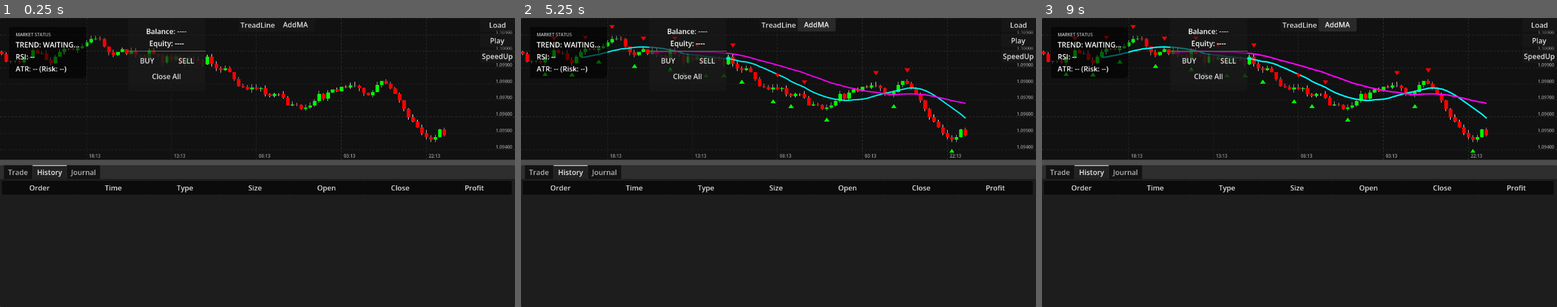
Above: before the commit, frames 1-3 (left to right).
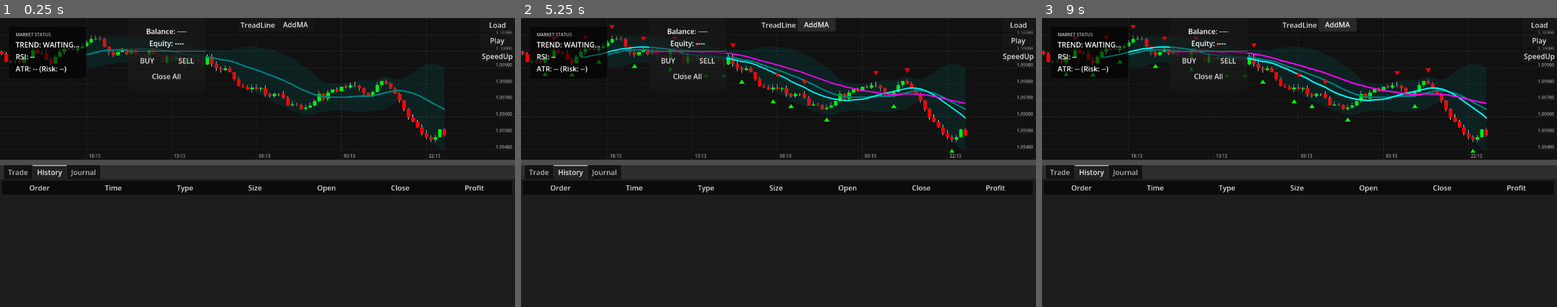
Above: after the commit, the same moments.

Repository: Bupalaoye/SuperTrader
Game: Godot game, scene res://Scenes/MainScene.tscn
The game is run twice, just before and just after one commit, with the same random seed, the same clock (stepped at 60 frames per second) and the same inputs.
Inputs:
- Up to frame 1 (0.25 s): no input
- Up to frame 2 (5.25 s): click "Play" at 0.5 s; click "Play" at 1.25 s; click "SpeedUp" at 2 s; click "BUY" at 2.75 s; click "SELL" at 3.5 s; click "TreadLine" at 4.25 s; click "AddMA" at 5 s
- Up to frame 3 (9 s): click "SpeedUp" at 5.75 s; click "BUY" at 6.5 s; click "SELL" at 7.25 s; click "TreadLine" at 8 s; click "AddMA" at 8.75 s

The runs differ from the first frame. In frame 1, 0.7% of the frame differs, in the area x 16-87%, y 7-43%; in frame 2, 0.6%; in frame 3, 0.6%.

Commit message:
add billage band

Diff:
--- a/Scripts/GameController.gd
+++ b/Scripts/GameController.gd
@@ -197,7 +197,13 @@
 	hud_display.set_anchors_preset(Control.PRESET_TOP_LEFT)
 	hud_display.position = Vector2(20, 20) # 留点边距
 
-	print("系统就绪! 请加载 CSV 数据。")
+	# --- 初始化 实时布林带 ---
+	# 参数：开启=True, 周期=20, 倍数=2.0, 颜色=青色
+	if chart:
+		chart.set_bollinger_visible(true, 20, 2.0, Color.TEAL)
+		print("系统就绪! 布林带已挂载。")
+	else:
+		print("系统就绪! 请加载 CSV 数据。")
 
 
 
--- a/Scripts/IndicatorCalculator.gd
+++ b/Scripts/IndicatorCalculator.gd
@@ -31,7 +31,6 @@
 	return result
 
 # 指数移动平均 (EMA) - 递归算法
-# 对应文档算法 1
 static func calculate_ema(data: Array, period: int) -> Array:
 	var result = []
 	result.resize(data.size())
@@ -40,12 +39,8 @@
 	if data.size() < period:
 		return result
 
-	# 步骤 1: 计算平滑系数 Alpha = 2 / (N + 1)
 	var k = 2.0 / (period + 1.0)
 
-	# 步骤 2: 初始化
-	# 第一根 EMA 通常用 SMA 作为起点，或者直接用 Price。
-	# 为了稳定，我们在 period-1 处计算一个 SMA 作为种子。
 	var sum_val = 0.0
 	for i in range(period):
 		sum_val += data[i]
@@ -53,13 +48,9 @@
 
 	result[period - 1] = initial_sma
 
-	# 步骤 3: 递归计算
-	# EMA_t = (Close_t * k) + (EMA_prev * (1 - k))
 	for i in range(period, data.size()):
 		var close_t = data[i]
 		var ema_prev = result[i - 1]
-
-		# 极速公式
 		var ema_t = (close_t * k) + (ema_prev * (1.0 - k))
 		result[i] = ema_t
 
@@ -68,9 +59,7 @@
 # ==========================================
 # 2. MACD (动能指标)
 # ==========================================
-# 对应文档算法 2
 static func calculate_macd(data: Array, fast_p: int = 12, slow_p: int = 26, signal_p: int = 9) -> Dictionary:
-	# 1. 计算快慢线
 	var ema_fast = calculate_ema(data, fast_p)
 	var ema_slow = calculate_ema(data, slow_p)
 
@@ -78,8 +67,8 @@
 	dif.resize(data.size())
 	dif.fill(NAN)
 
-	var valid_dif_data = [] # 用于计算 Signal 线的纯净数据
-	var diff_start_index = slow_p - 1 # 慢线出来后才有 DIFF
+	var valid_dif_data = []
+	var diff_start_index = slow_p - 1
 
 	for i in range(data.size()):
 		if i >= diff_start_index:
@@ -87,25 +76,19 @@
 			dif[i] = val
 			valid_dif_data.append(val)
 
-	# 2. 计算 DEA (Signal Line) - 即对 DIF 进行 EMA
 	if valid_dif_data.size() < signal_p:
-		# 数据不足
-		return {"dif": dif, "dea": dif, "hist": dif} # 返回全NAN数组
+		return {"dif": dif, "dea": dif, "hist": dif}
 
 	var dea_raw = calculate_ema(valid_dif_data, signal_p)
 
-	# 将 DEA 对齐回原始数组长度
 	var dea = []
 	dea.resize(data.size())
 	dea.fill(NAN)
 
-	# 3. 计算柱状图 (Histogram = (DIF - DEA) * 2)
 	var hist = []
 	hist.resize(data.size())
 	hist.fill(NAN)
 
-	# 对齐逻辑：DEA 的第0个数据 对应的是 valid_dif_data 的第0个
-	# 而 valid_dif_data 的第0个 对应的是 data 的 diff_start_index
 	for i in range(dea_raw.size()):
 		var real_index = diff_start_index + i
 		var d = dea_raw[i]
@@ -123,7 +106,6 @@
 # ==========================================
 # 3. RSI (相对强弱指标)
 # ==========================================
-# 对应文档算法 3 - 使用 Wilder's Smoothing
 static func calculate_rsi(data: Array, period: int = 14) -> Array:
 	var result = []
 	result.resize(data.size())
@@ -135,7 +117,6 @@
 	var gain_sum = 0.0
 	var loss_sum = 0.0
 
-	# 1. 初始平均值 (使用简单平均 SMA 作为第一个 Wilder 平滑值)
 	for i in range(1, period + 1):
 		var change = data[i] - data[i-1]
 		if change > 0:
@@ -146,11 +127,8 @@
 	var avg_gain = gain_sum / period
 	var avg_loss = loss_sum / period
 
-	# 计算第一个点的 RSI
 	result[period] = 100.0 - (100.0 / (1.0 + (avg_gain / max(avg_loss, 0.0000001))))
 
-	# 2. Wilder's Smoothing 递归
-	# Formula: NewAvg = (PrevAvg * (N-1) + Current) / N
 	for i in range(period + 1, data.size()):
 		var change = data[i] - data[i-1]
 		var current_gain = change if change > 0 else 0.0
@@ -159,7 +137,6 @@
 		avg_gain = ((avg_gain * (period - 1)) + current_gain) / period
 		avg_loss = ((avg_loss * (period - 1)) + current_loss) / period
 
-		# 相除保护
 		if avg_loss == 0:
 			result[i] = 100.0
 		else:
@@ -169,24 +146,20 @@
 	return result
 
 # ==========================================
-# 4. 布林带 (Bollinger Bands)
-# ==========================================
-# 对应文档算法 4
+# 4. 布林带 (Bollinger Bands) - 全量计算
+# ==========================================
 static func calculate_bollinger_bands(data: Array, period: int = 20, multiplier: float = 2.0) -> Dictionary:
-	# 1. 计算中轨 (MB) = SMA
 	var mb = calculate_sma(data, period)
 
-	var ub = [] # 上轨
-	var lb = [] # 下轨
+	var ub = []
+	var lb = []
 	ub.resize(data.size()); ub.fill(NAN)
 	lb.resize(data.size()); lb.fill(NAN)
 
-	# 2. 计算标准差并生成轨道
 	for i in range(period - 1, data.size()):
 		var mean = mb[i]
 		if is_nan(mean): continue
 
-		# 计算过去 N 个价格与均值的方差和
 		var sum_sq_diff = 0.0
 		for j in range(period):
 			var diff = data[i - j] - mean
@@ -203,8 +176,6 @@
 # ==========================================
 # 5. ATR (真实波动幅度均值)
 # ==========================================
-# 对应文档算法 5
-# 注意：需要完整的 Open, High, Low, Close 结构数组，而非单一直数组
 static func calculate_atr(candles: Array, period: int = 14) -> Array:
 	var result = []
 	result.resize(candles.size())
@@ -213,11 +184,9 @@
 	if candles.size() <= period:
 		return result
 
-	# 1. 计算 True Range (TR) 序列
 	var tr_list = []
 	tr_list.resize(candles.size())
 
-	# 第一根 K 线的 TR 通常就是 H - L
 	tr_list[0] = candles[0].h - candles[0].l
 
 	for i in range(1, candles.size()):
@@ -231,11 +200,6 @@
 
 		tr_list[i] = max(val1, max(val2, val3))
 
-	# 2. 对 TR 进行移动平均 (通常 ATR 用 RMA/Wilder's，这里用 SMA 即可满足普通回测，如果要严谨按 RSI 方式写)
-	# 文档提到：MA(TR, N)，默认可以用 SMA
-	# 但专业的 ATR 实际上是 Wilder's Smoothing。这里我们复用类似 RSI 的平滑逻辑：
-
-	# 初始化：前 N 个 TR 的 SMA
 	var sum_tr = 0.0
 	for i in range(period):
 		sum_tr += tr_list[i]
@@ -243,7 +207,6 @@
 	var val_atr = sum_tr / period
 	result[period - 1] = val_atr
 
-	# 后续：ATR_t = (ATR_{t-1} * (N-1) + TR_t) / N
 	for i in range(period, candles.size()):
 		var current_tr = tr_list[i]
 		val_atr = ((val_atr * (period - 1)) + current_tr) / float(period)
@@ -252,11 +215,8 @@
 	return result
 
 # ==========================================
-# 6. 分型 (Fractals) - Swing High/Low
-# ==========================================
-# 对应文档算法 6
-# 返回字典：{"highs": Map<Time, Price>, "lows": Map<Time, Price>}
-# Map 的 Key 是 K 线索引 (int)，Value 是价格
+# 6. 分型 (Fractals)
+# ==========================================
 static func calculate_fractals(candles: Array) -> Dictionary:
 	var swing_highs = {} # key: index, value: price
 	var swing_lows = {}
@@ -264,20 +224,47 @@
 	if candles.size() < 5:
 		return {"highs": swing_highs, "lows": swing_lows}
 
-	# 必须从第 2 根遍历到倒数第 2 根 (0, 1, [2]... [N-3], N-2, N-1)
+	# 必须从第 2 根遍历到倒数第 2 根
 	for i in range(2, candles.size() - 2):
 		var curr = candles[i]
 
-		# 1. 顶分型判断 (Swing High)
-		# 中间 > 左1, 左2 且 中间 > 右1, 右2
+		# 顶分型
 		if curr.h > candles[i-1].h and curr.h > candles[i-2].h and \
 		   curr.h > candles[i+1].h and curr.h > candles[i+2].h:
 			swing_highs[i] = curr.h
 
-		# 2. 底分型判断 (Swing Low)
-		# 中间 < 左1, 左2 且 中间 < 右1, 右2
+		# 底分型
 		if curr.l < candles[i-1].l and curr.l < candles[i-2].l and \
 		   curr.l < candles[i+1].l and curr.l < candles[i+2].l:
 			swing_lows[i] = curr.l
 
 	return {"highs": swing_highs, "lows": swing_lows}
+
+# ==========================================
+# 7. 单点布林带增量计算 (极致优化 - 新增)
+# ==========================================
+# 注意：此函数必须独立于其他函数之外
+static func calculate_bollinger_at_index(closes: Array, index: int, period: int, k: float) -> Dictionary:
+	# 边界检查
+	if index < period - 1 or index >= closes.size():
+		return { "ub": NAN, "mb": NAN, "lb": NAN }
+
+	var sum_val = 0.0
+	# 只遍历最近 period 个收盘价
+	for i in range(period):
+		sum_val += closes[index - i]
+
+	var mb = sum_val / float(period)
+
+	var sum_sq_diff = 0.0
+	for i in range(period):
+		var diff = closes[index - i] - mb
+		sum_sq_diff += diff * diff
+
+	var std_dev = sqrt(sum_sq_diff / float(period))
+
+	return {
+		"mb": mb,
+		"ub": mb + (k * std_dev),
+		"lb": mb - (k * std_dev)
+	}
--- a/Scripts/IndicatorLayer.gd
+++ b/Scripts/IndicatorLayer.gd
@@ -24,6 +24,32 @@
 func add_band_indicator(data_dict: Dictionary, color: Color, width: float = 1.0):
 	_indicators.append({ "type": "Band", "data": data_dict, "color": color, "width": width })
 	queue_redraw()
+
+# [兼容] 新增：通过 key 更新或新增 Band 指标，避免重复堆叠
+func update_band_indicator(key: String, data_dict: Dictionary, color: Color, width: float = 1.0):
+	# 1. 如果存在相同 key，则更新数据
+	for i in range(_indicators.size()):
+		if _indicators[i].has("key") and _indicators[i]["key"] == key:
+			_indicators[i]["data"] = data_dict
+			_indicators[i]["color"] = color
+			_indicators[i]["width"] = width
+			queue_redraw()
+			return
+
+	# 2. 否则新增一条带 key 的 Band 指标
+	_indicators.append({
+		"key": key,
+		"type": "Band",
+		"data": data_dict,
+		"color": color,
+		"width": width
+	})
+	queue_redraw()
+
+# [兼容旧接口] 保留 add_band_indicator，但内部生成随机 key
+func add_band_indicator_compat(data_dict: Dictionary, color: Color, width: float = 1.0):
+	var random_key = "Band_" + str(randi())
+	update_band_indicator(random_key, data_dict, color, width)
 
 # [新增] 添加图标标记 (用于分型 Fractals)
 # data_map: 字典 { index(int): price(float), ... }
--- a/Scripts/KLineChart.gd
+++ b/Scripts/KLineChart.gd
@@ -24,6 +24,14 @@
 var _order_layer: OrderOverlay
 var _drawing_layer: DrawingLayer
 var _indicator_layer: IndicatorLayer
+# 布林带配置状态 (是否启用、周期、倍数、颜色)
+var _bb_settings = { "active": false, "period": 20, "k": 2.0, "color": Color.TEAL }
+# 持久化缓存，避免每帧创建大数组
+var _bb_cache: Dictionary = { "ub": [], "mb": [], "lb": [] }
+# 标记是否已经把引用传给了 IndicatorLayer
+var _bb_cache_linked: bool = false
+# 持久化 Close 值缓存（与 _all_candles 索引对应），用于零拷贝增量计算
+var _closes_cache: Array = []
 # [新增] 现价线层
 var _current_price_layer: CurrentPriceLayer
 # [新增] 网格层
@@ -369,6 +377,14 @@
 		var t_str = data[i].t
 		_time_to_index_cache[t_str] = i
 
+	# 同步 closes 缓存
+	_closes_cache.clear()
+	for c in _all_candles:
+		_closes_cache.append(c.c)
+
+	# 全量计算布林带（仅在加载历史时执行一次）
+	_recalculate_indicators_full()
+
 	queue_redraw()
 
 func append_candle(data: Dictionary):
@@ -379,6 +395,13 @@
 
 	if _end_index == _all_candles.size() - 2:
 		_end_index += 1
+
+	# 同步 closes 缓存（零拷贝追加）
+	_closes_cache.append(data.c)
+
+	# 新增：新 K 线生成后进行增量追加计算
+	_append_indicators_incremental()
+
 	queue_redraw()
 
 # [新增] 更新现价线 (支持倒计时)
@@ -394,6 +417,15 @@
 	# 1. 更新数据源
 	var last_idx = _all_candles.size() - 1
 	_all_candles[last_idx] = data
+
+	# 同步 closes 缓存（原地修改，零分配）
+	if _closes_cache.size() == _all_candles.size():
+		_closes_cache[last_idx] = data.c
+	else:
+		# 防御性处理：保持一致
+		_closes_cache.clear()
+		for c in _all_candles:
+			_closes_cache.append(c.c)
 
 	# 2. [关键] 强制重新计算视野
 	# 必须重新扫描当前屏幕，因为这根 K 线可能刚刚创了新高，撑大了 Y 轴
@@ -405,7 +437,10 @@
 	# 重算边界 (这将触发 Y 轴缩放)
 	_calculate_price_bounds(start_idx, _end_index)
 
-	# 3. 绘制
+	# 3. 在重绘前，进行增量更新（只计算最后一个点）
+	_update_indicators_incremental()
+
+	# 4. 绘制
 	queue_redraw()
 
 	# 4. 联动更新其他层
@@ -498,6 +533,87 @@
 	if _drawing_layer:
 		_drawing_layer.start_tool(tool_name)
 
+
+# -------------------------
+# Bollinger Band Controls
+# -------------------------
+func set_bollinger_visible(active: bool, period: int = 20, k: float = 2.0, color: Color = Color.TEAL):
+	_bb_settings.active = active
+	_bb_settings.period = period
+	_bb_settings.k = k
+	_bb_settings.color = color
+
+	if active:
+		_recalculate_indicators_full()
+	else:
+		# 关闭时清空缓存与图层
+		_bb_cache = { "ub": [], "mb": [], "lb": [] }
+		_bb_cache_linked = false
+		if _indicator_layer:
+			_indicator_layer.clear_indicators()
+
+
+func _recalculate_indicators():
+	# 兼容旧名字：保留但转发到全量函数
+	_recalculate_indicators_full()
+
+
+func _recalculate_indicators_full():
+	if not _bb_settings.active or not _indicator_layer:
+		return
+	if _all_candles.is_empty():
+		return
+
+	# A. 提取 Close 价格并全量计算
+	_closes_cache.clear()
+	for c in _all_candles:
+		_closes_cache.append(c.c)
+
+	var result = IndicatorCalculator.calculate_bollinger_bands(_closes_cache, _bb_settings.period, _bb_settings.k)
+
+	# 更新缓存引用（零拷贝）
+	_bb_cache = result
+
+	# 将引用传给图层（只需做一次）
+	if _indicator_layer:
+		_indicator_layer.update_band_indicator("MAIN_BB", _bb_cache, _bb_settings.color, 1.0)
+		_bb_cache_linked = true
+
+
+func _update_indicators_incremental():
+	if not _bb_settings.active or _all_candles.is_empty(): return
+
+	var last_idx = _all_candles.size() - 1
+	var period = _bb_settings.period
+
+	if last_idx < period - 1: return
+
+	# 使用持久化的 closes 缓存进行单点计算
+	var val = IndicatorCalculator.calculate_bollinger_at_index(_closes_cache, last_idx, period, _bb_settings.k)
+
+	# 确保 _bb_cache 的结构已初始化
+	if _bb_cache["ub"].size() <= last_idx:
+		# 长度不足时，补齐 NAN 直到 last_idx
+		var need = last_idx - _bb_cache["ub"].size() + 1
+		for i in range(need):
+			_bb_cache["ub"].append(NAN)
+			_bb_cache["mb"].append(NAN)
+			_bb_cache["lb"].append(NAN)
+
+	# 原地修改最后一个值（零拷贝）
+	_bb_cache["ub"][last_idx] = val.ub
+	_bb_cache["mb"][last_idx] = val.mb
+	_bb_cache["lb"][last_idx] = val.lb
+
+	# 通知图层重绘（图层持有同一引用）
+	if _indicator_layer: _indicator_layer.queue_redraw()
+
+
+func _append_indicators_incremental():
+	# 在追加新 K 线后，调用增量更新（会执行 append 或修改最后一位）
+	if not _bb_settings.active: return
+	_update_indicators_incremental()
+
 # [新增] 计算指标
 func calculate_and_add_ma(period: int, color: Color):
 	# 1. 提取收盘价数组
